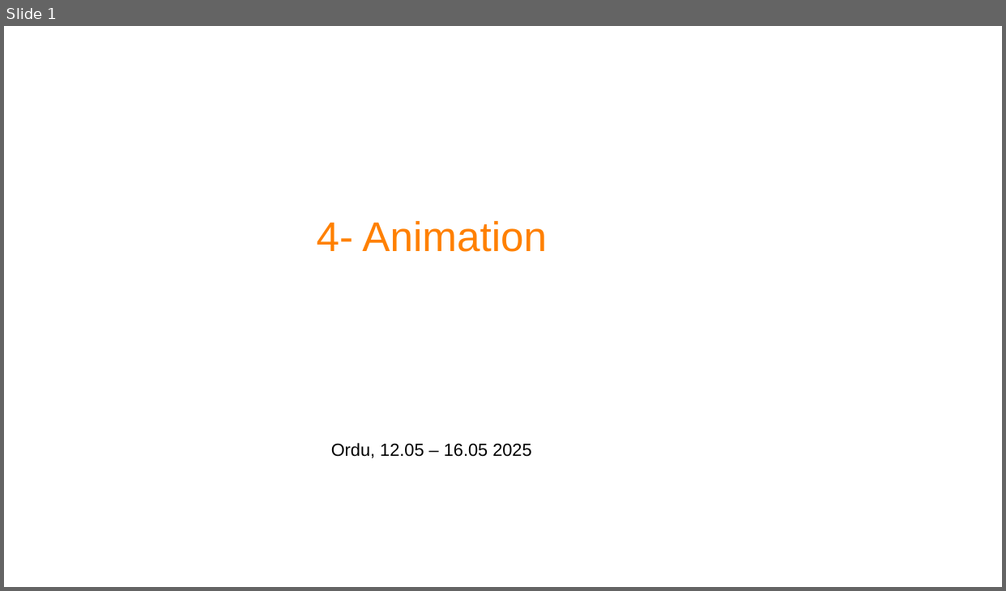
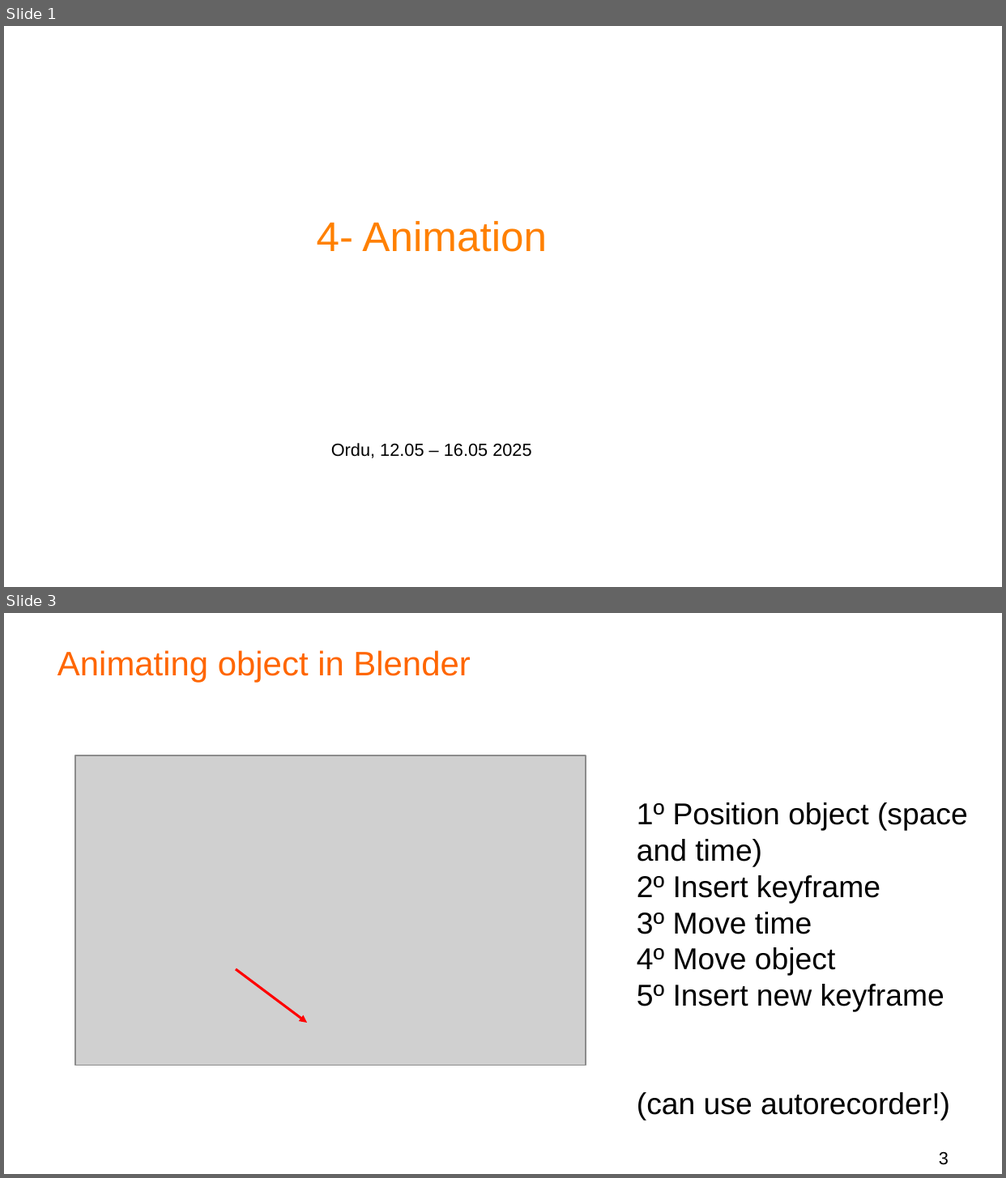
Before and after one commit to projetoalfobre/Ordu-2025-3d-training, a slide deck: presentations/4-animation.odp. Shown one above the other, each under a label of ours: slide 1 before the commit, slides 1 and 3 after it; the slides between them are not shown. The pictures are 1006x591 and 1006x1178 pixels, drawn with LibreOffice and Linux fonts; fonts in the diff are those of the drawing; grey boxes stand for pictures; background and template pictures are left out. Boxes give left, top, right and bottom in pixels: in the first picture for what was removed or moved away, otherwise in the second. Text is boxed around its words. In the diff, an @@ line names an element or a change of style, - is before the commit and + after.

```diff
--- a/presentations/4-animation.odp
+++ b/presentations/4-animation.odp
@@ slide 3 added at box(4, 613, 1002, 1174), background #FFFFFF @@
@@ title added at box(57, 650, 470, 682), 27 pt, text #FF6600 @@
+Animating object in Blender
@@ picture added at box(75, 756, 586, 1065) @@
@@ text added at box(637, 803, 968, 1121), 24 pt, text #000000 @@
+1º Position object (space and time)
+2º Insert keyframe
+3º Move time
+4º Move object
+5º Insert new keyframe
+(can use autorecorder!)
@@ arrow added from (236, 969) to (308, 1023), #FF0000 1.98 pt @@
@@ page number added at box(939, 1152, 948, 1165), 14 pt, text #000000 @@
+3
```
Also in this commit, not shown: 3 other slides added, 1 slide removed, 7 other files.
